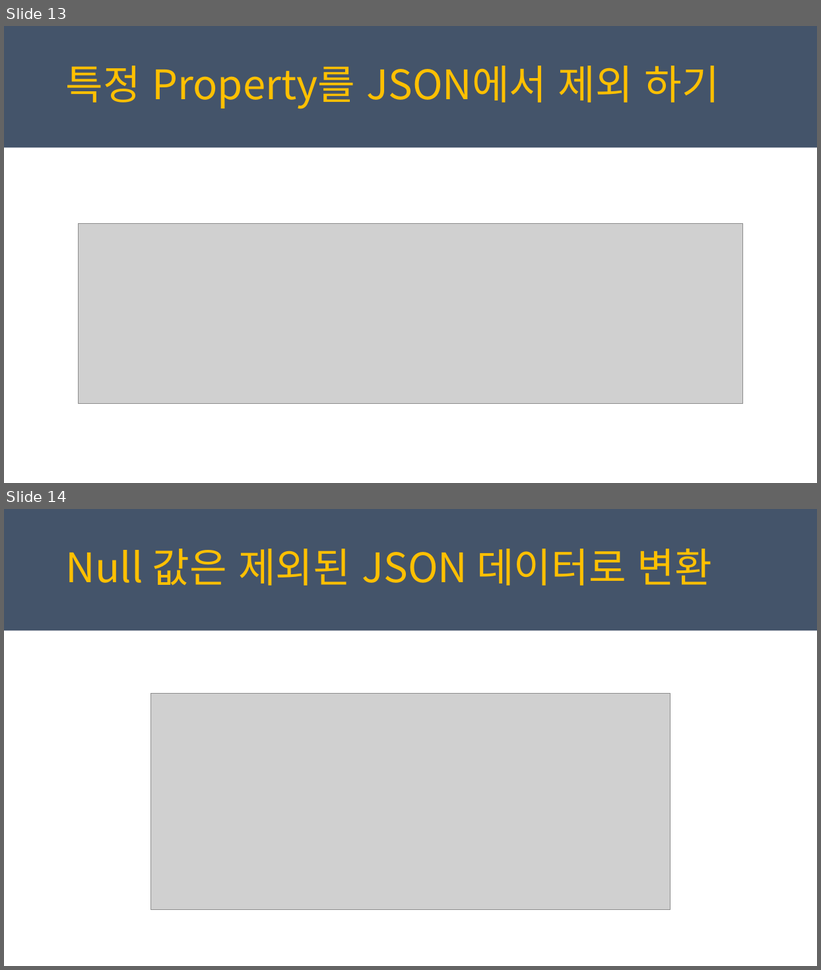
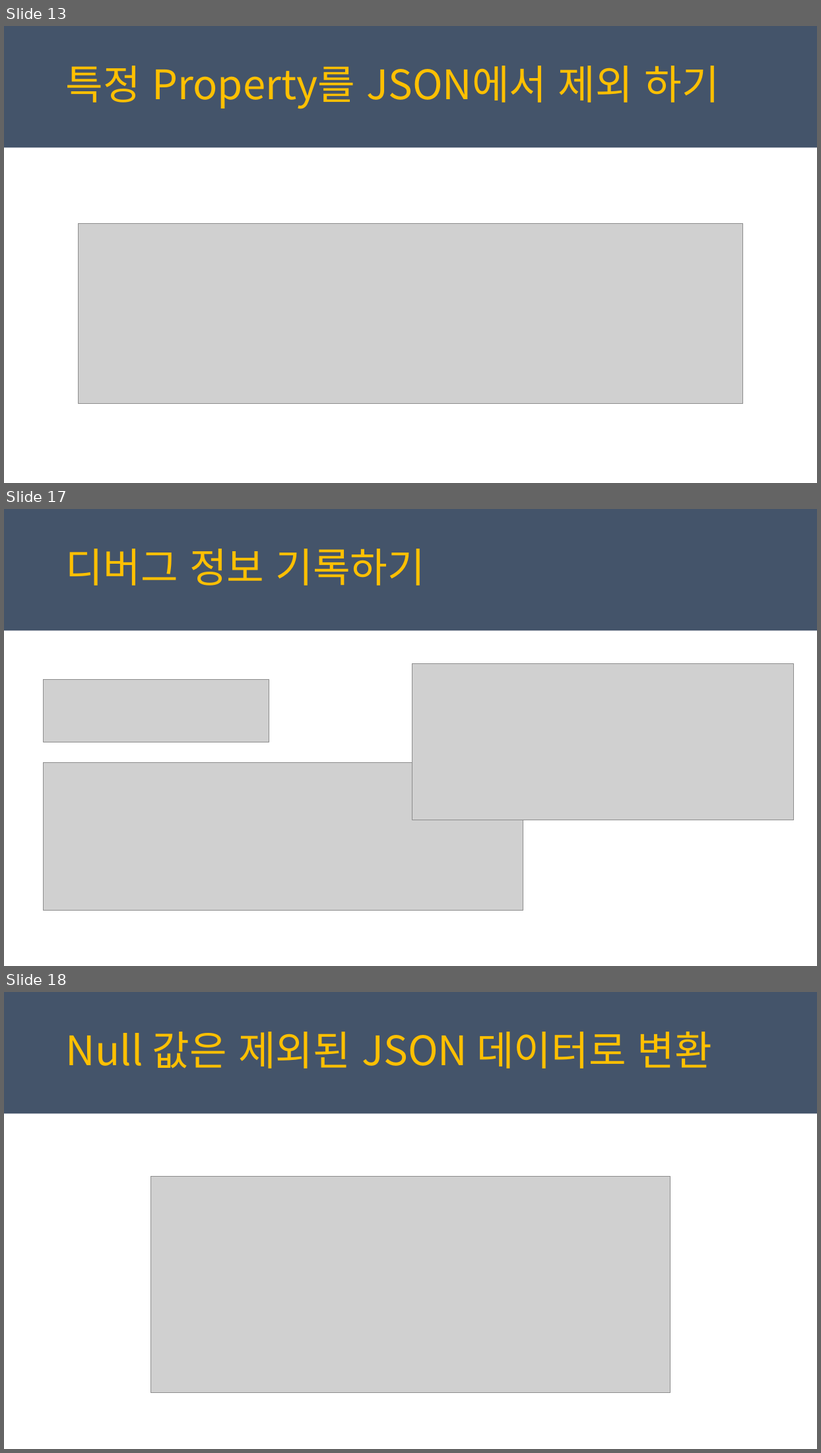
Before and after one commit to juniair/Summary-PPT, a slide deck: Newton.Json 사용법.pptx. Shown one above the other, each under a label of ours: slides 13 and 14 before the commit, slides 13, 17 and 18 after it; the slides between them are not shown. The pictures are 821x970 and 821x1453 pixels, drawn with LibreOffice and Linux fonts; fonts in the diff are those of the drawing; grey boxes stand for pictures. Boxes give left, top, right and bottom in pixels: in the first picture for what was removed or moved away, otherwise in the second. Text is boxed around its words. In the diff, an @@ line names an element or a change of style, - is before the commit and + after.

```diff
--- a/Newton.Json 사용법.pptx
+++ b/Newton.Json 사용법.pptx
@@ slide 17 added at box(4, 509, 817, 966), background #FFFFFF; not listed: 1 template element that a slide beside it also shows @@
@@ text added at box(66, 549, 426, 586), 48 pt, text #FFC000 @@
+디버그 정보 기록하기
@@ picture added at box(412, 664, 794, 821) @@
@@ picture added at box(43, 679, 269, 742) @@
@@ picture added at box(43, 762, 523, 911) @@
@@ what was slide 14 is now slide 18 @@
```
Also in this commit, not shown: 3 other slides added, 1 other file.
